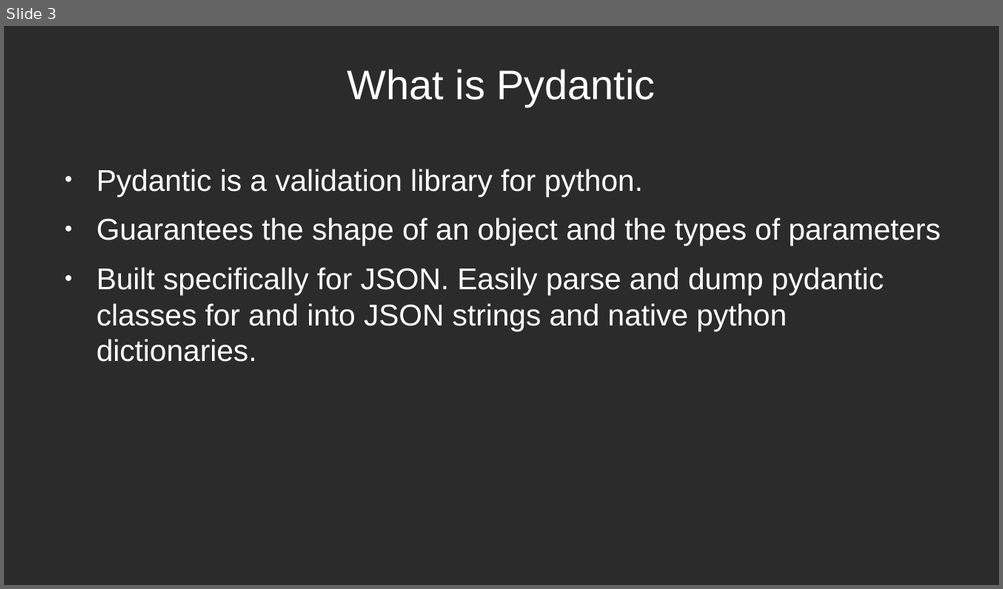
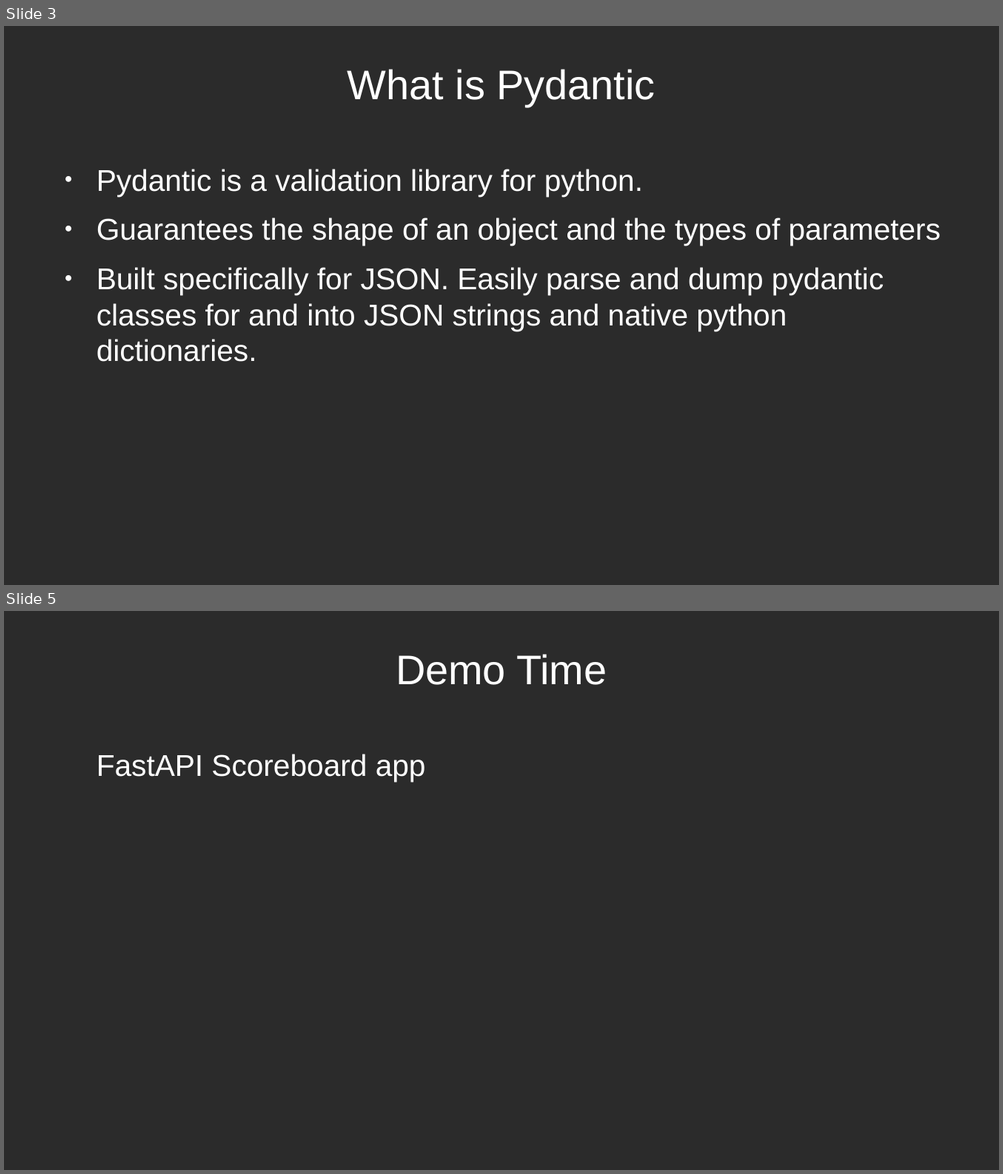
Before and after one commit to ahoyt41/fastapi-example, a slide deck: fastapi.odp. Shown one above the other, each under a label of ours: slide 3 before the commit, slides 3 and 5 after it; the slides between them are not shown. The pictures are 1003x589 and 1003x1174 pixels, drawn with LibreOffice and Linux fonts; fonts in the diff are those of the drawing; background and template pictures are left out; a plain dark background stands for a picture behind light text. Boxes give left, top, right and bottom in pixels: in the first picture for what was removed or moved away, otherwise in the second. Text is boxed around its words. In the diff, an @@ line names an element or a change of style, - is before the commit and + after.

```diff
--- a/fastapi.odp
+++ b/fastapi.odp
@@ slide 5 added at (x1=4, y1=611, x2=999, y2=1170), background picture (left out) @@
@@ title added at (x1=395, y1=654, x2=607, y2=685), 33 pt, text #FFFFFF @@
+Demo Time
@@ text added at (x1=96, y1=754, x2=426, y2=781), 24 pt, text #FFFFFF @@
+FastAPI Scoreboard app
```
Also in this commit, not shown: 2 slides changed, 1 other slide added.
